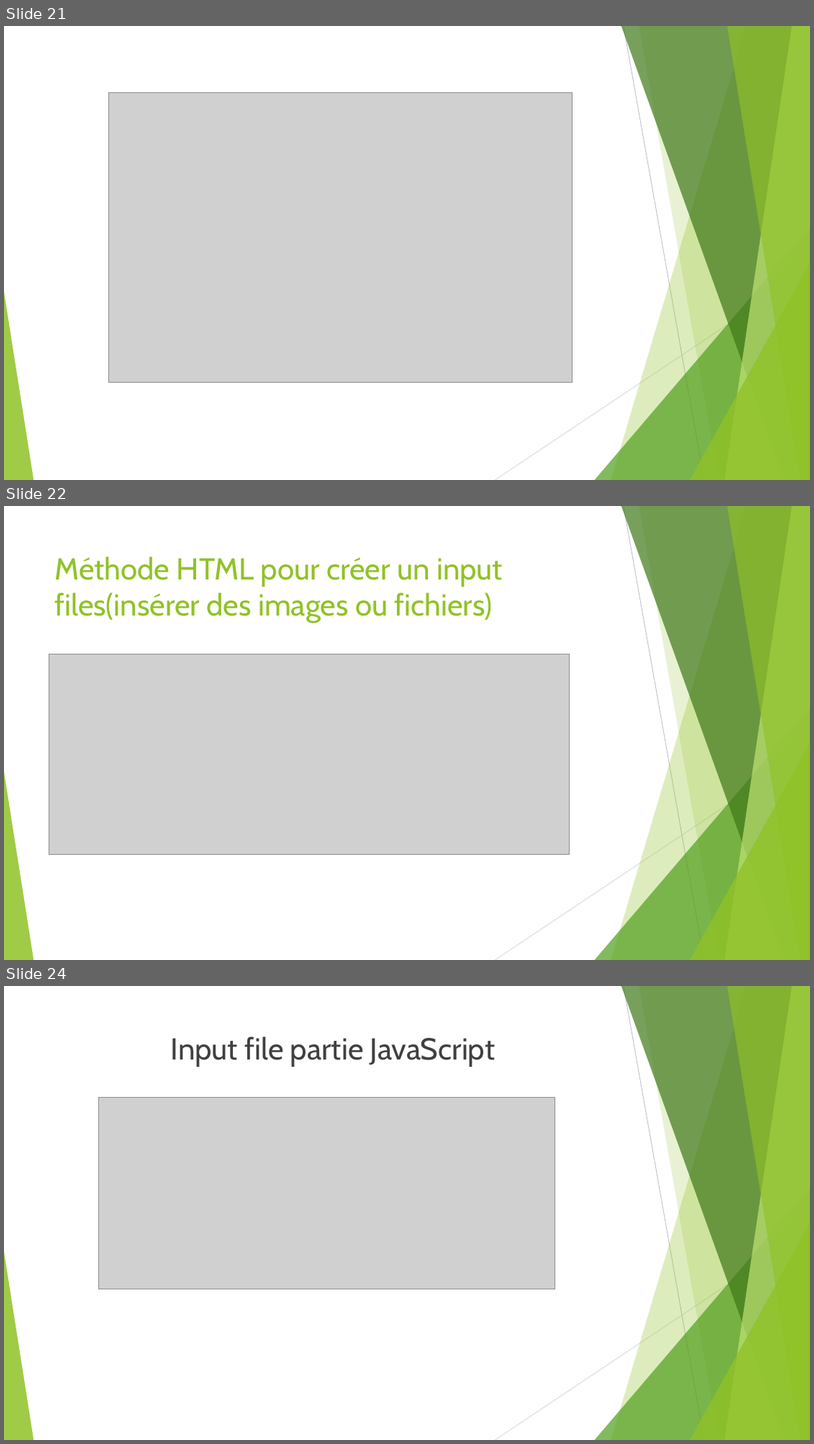
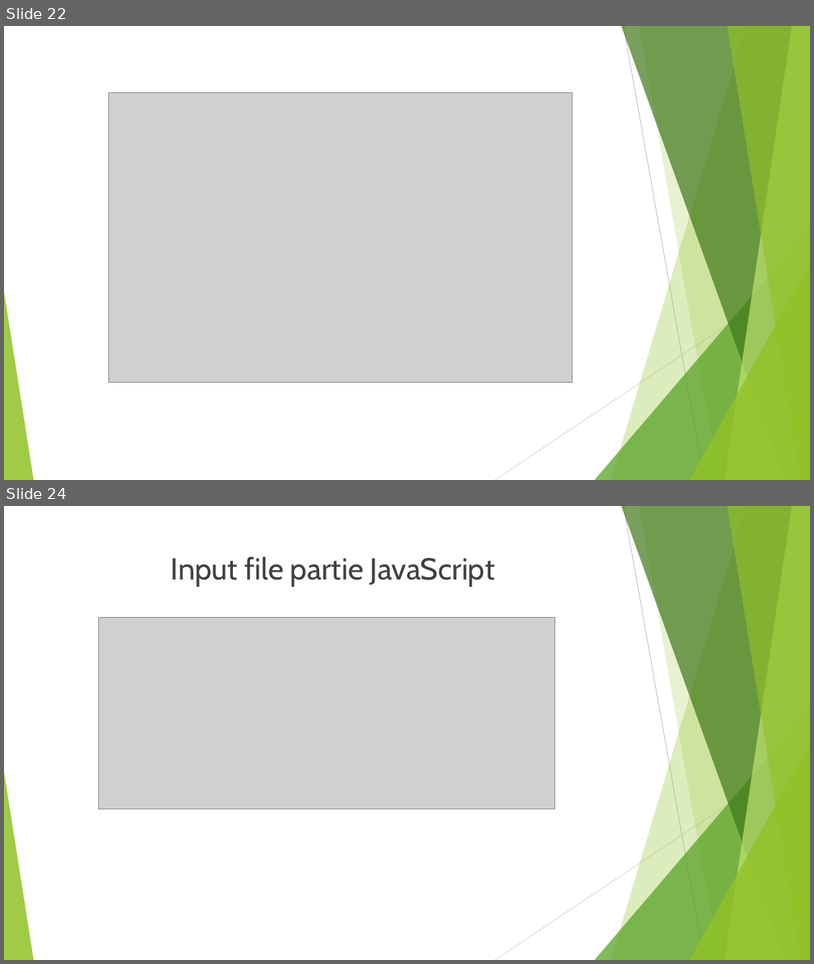
Before and after one commit to Kevin200122/DWWM, a slide deck: DossierProjetStage/DossierProjetBonus.odp. Shown one above the other, each under a label of ours: slides 21, 22 and 24 before the commit, slides 22 and 24 after it; the slides between them are not shown. The pictures are 814x1444 and 814x964 pixels, drawn with LibreOffice and Linux fonts; fonts in the diff are those of the drawing; grey boxes stand for pictures. Boxes give left, top, right and bottom in pixels: in the first picture for what was removed or moved away, otherwise in the second. Text is boxed around its words. In the diff, an @@ line names an element or a change of style, - is before the commit and + after.

```diff
--- a/DossierProjetStage/DossierProjetBonus.odp
+++ b/DossierProjetStage/DossierProjetBonus.odp
@@ slide 22 removed at [4,506,810,960], background #FFFFFF; not listed: 10 template elements that a slide beside it also shows @@
@@ title removed at [55,556,503,623] @@
-Méthode HTML pour créer un input files(insérer des images ou fichiers)
@@ picture removed at [49,654,570,854] @@
@@ what was slide 21 is now slide 22 @@
```
Also in this commit, not shown: 4 slides changed, 6 slides added, 2 other slides removed, 6 other files.
